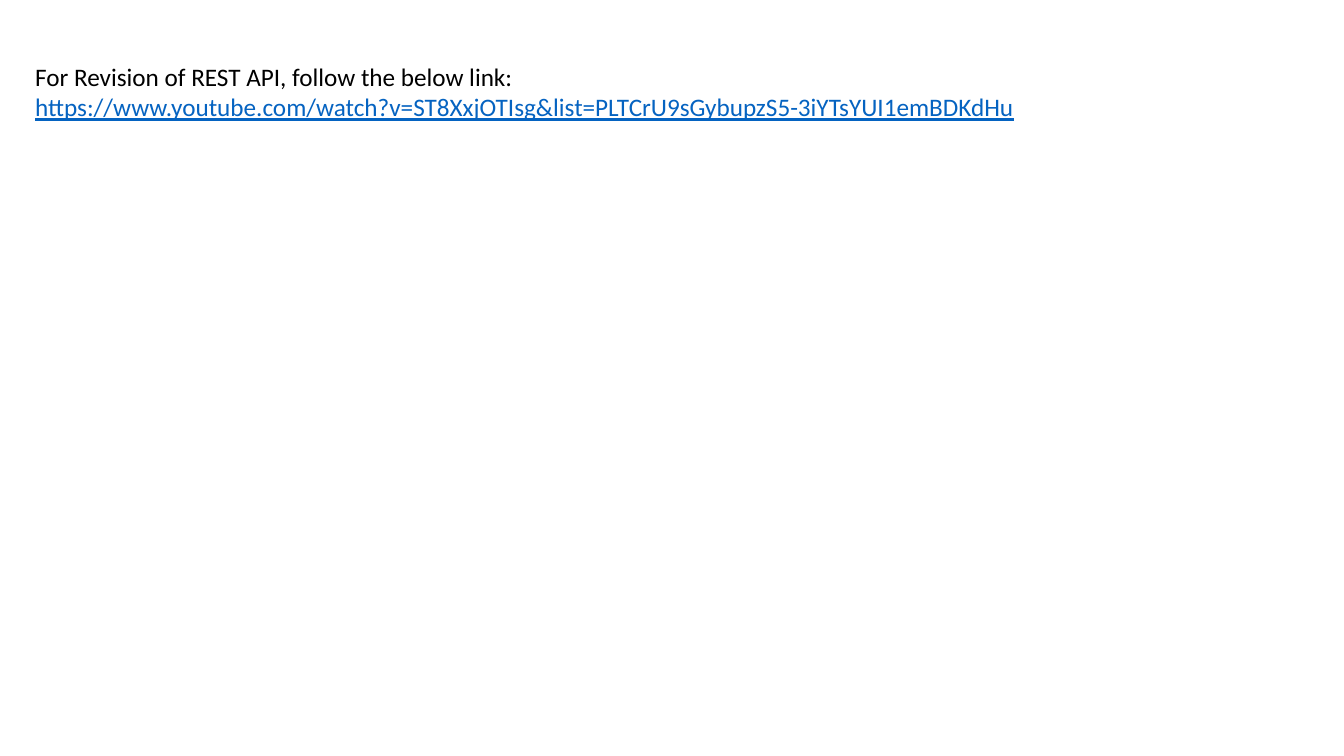
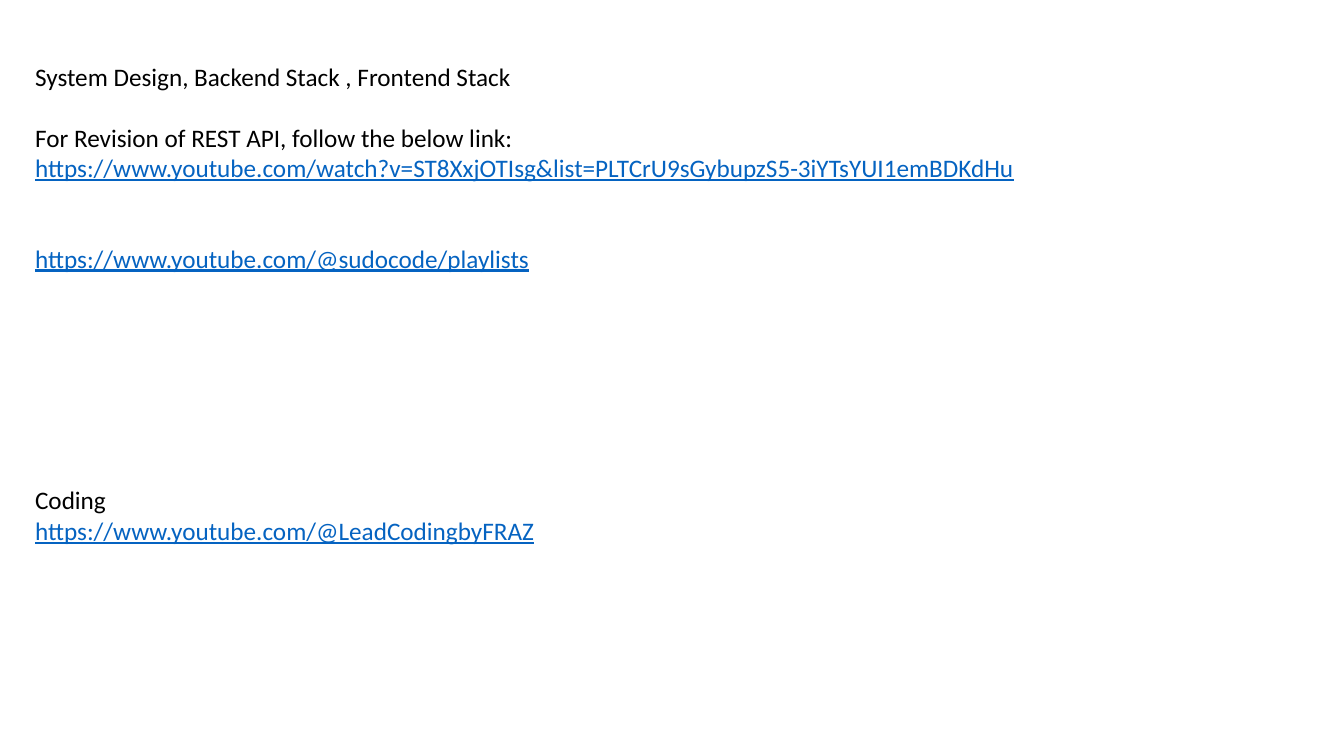
Before and after one commit to abmishra1234/Backend-Stack-Helper, a slide deck: slide 1 of Links-For Revision.pptx. Drawn at 1344x756 pixels with LibreOffice and Linux fonts; fonts in the diff are those of the drawing. Boxes give left, top, right and bottom in pixels: in the first picture for what was removed or moved away, otherwise in the second. Text is boxed around its words. In the diff, an @@ line names an element or a change of style, - is before the commit and + after.

Commit message:
Update with Coding You tube for revision
Update with Coding You tube for revision

```diff
--- a/Links-For Revision.pptx
+++ b/Links-For Revision.pptx
@@ text at bbox=[35, 68, 510, 91]: paragraph added @@
+System Design, Backend Stack , Frontend Stack
@@ text at bbox=[35, 250, 534, 545]: paragraphs added @@
+https://www.youtube.com/@sudocode/playlists
+Coding
+https://www.youtube.com/@LeadCodingbyFRAZ
```
